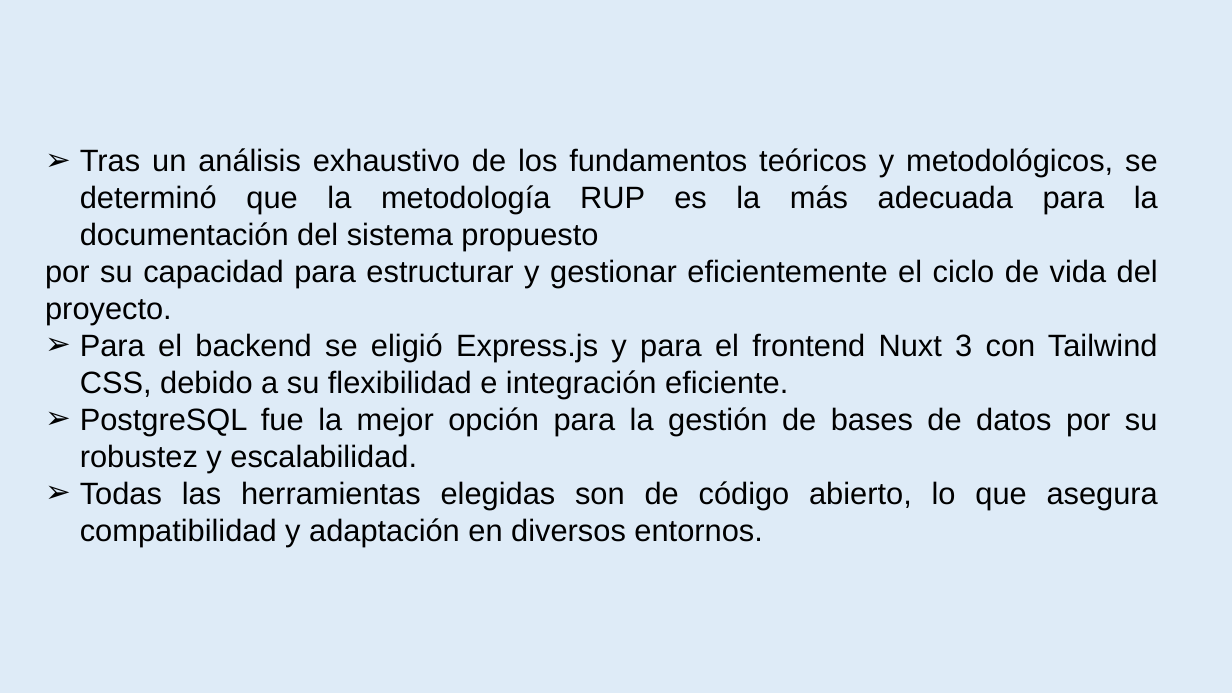
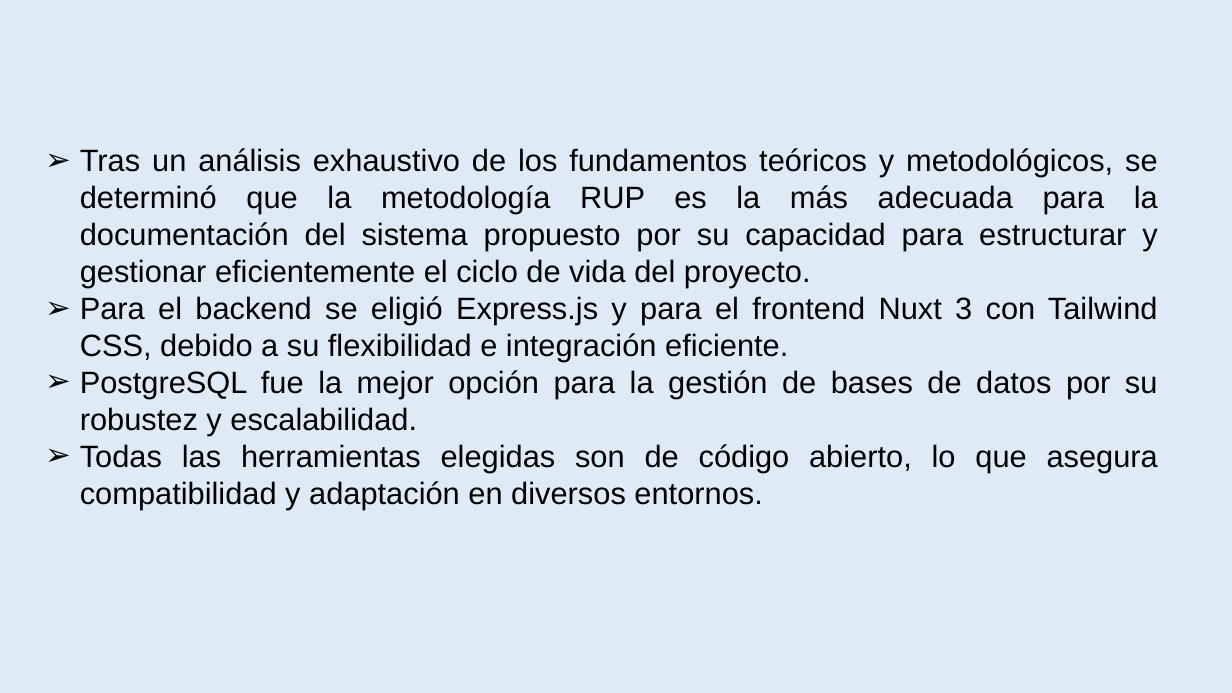
Before and after one commit to amypadron/prower_tesis, a slide deck: slide 44 of Digestión anaerobía.Original.pptx. Drawn at 1232x693 pixels with LibreOffice and Linux fonts; fonts in the diff are those of the drawing. Boxes give left, top, right and bottom in pixels: in the first picture for what was removed or moved away, otherwise in the second. Text is boxed around its words. In the diff, an @@ line names an element or a change of style, - is before the commit and + after.

```diff
--- a/Digestión anaerobía.Original.pptx
+++ b/Digestión anaerobía.Original.pptx
@@ text at [80, 148, 1158, 288]: text changed @@
-➢ Tras un análisis exhaustivo de los fundamentos teóricos y metodológicos, se determinó que la metodología RUP es la más adecuada para la documentación del sistema propuesto
-por su capacidad para estructurar y gestionar eficientemente el ciclo de vida del proyecto.
+➢ Tras un análisis exhaustivo de los fundamentos teóricos y metodológicos, se determinó que la metodología RUP es la más adecuada para la documentación del sistema propuesto por su capacidad para estructurar y gestionar eficientemente el ciclo de vida del proyecto.
```
Also in this commit, not shown: 20 slides added.
